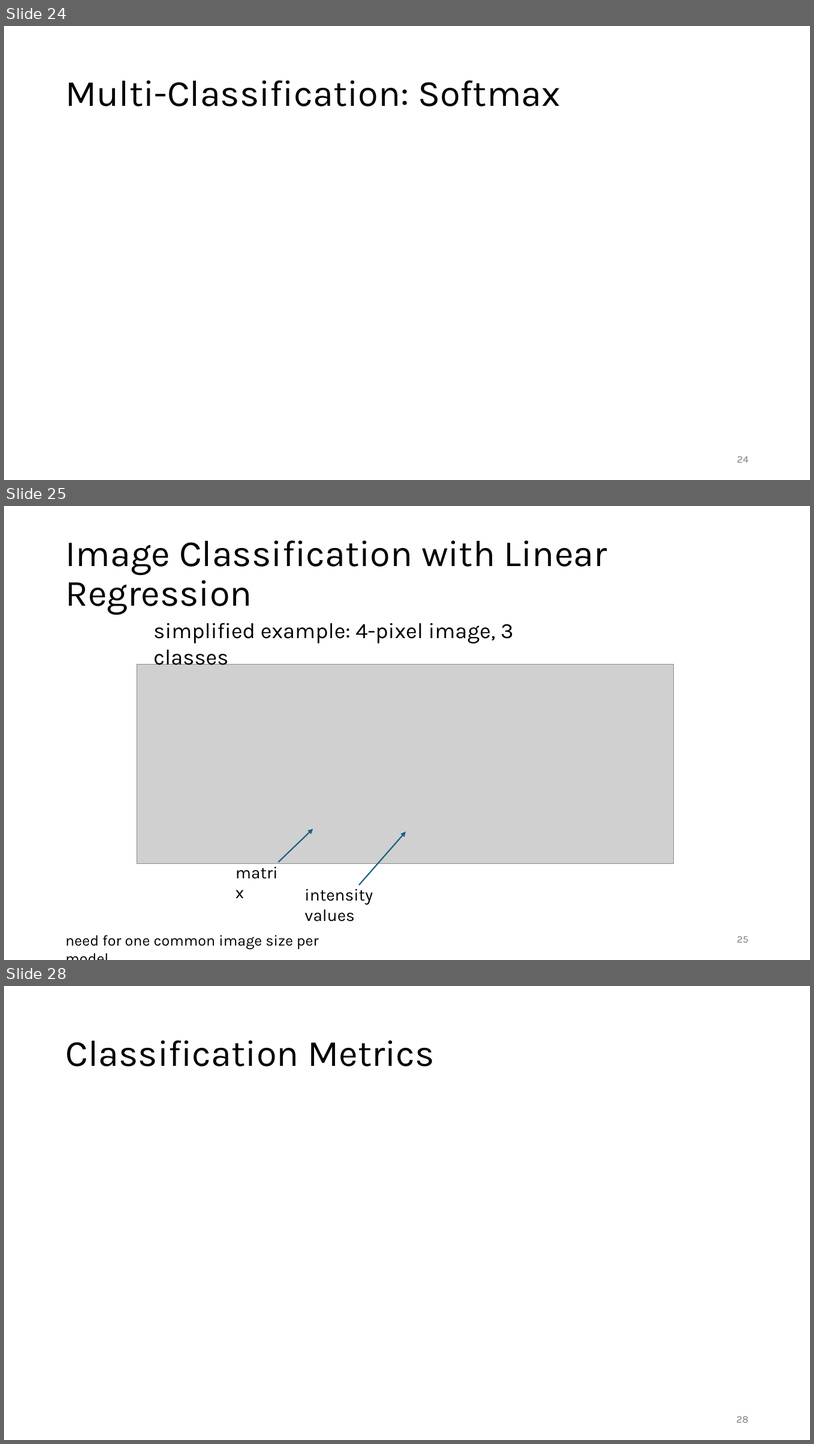
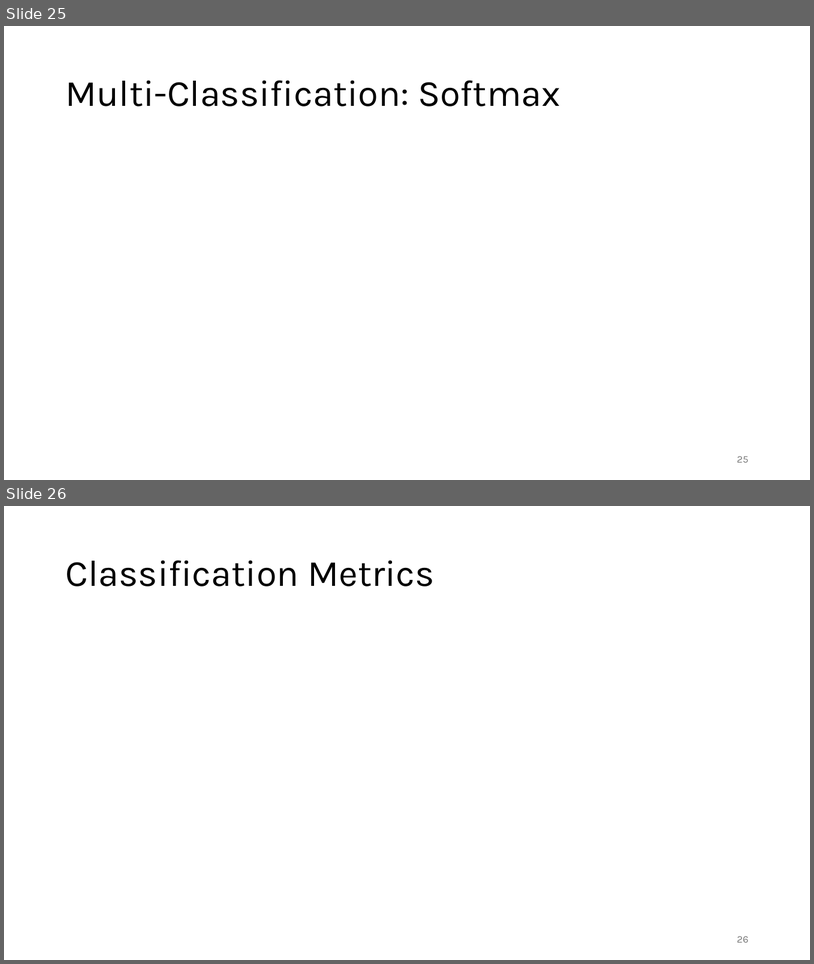
Before and after one commit to FelixWick/data_science, a slide deck: slides/5_ML.pptx. Shown one above the other, each under a label of ours: slides 24, 25 and 28 before the commit, slides 25 and 26 after it; the slides between them are not shown. The pictures are 814x1444 and 814x964 pixels, drawn with LibreOffice and Linux fonts; fonts in the diff are those of the drawing; grey boxes stand for pictures. Boxes give left, top, right and bottom in pixels: in the first picture for what was removed or moved away, otherwise in the second. Text is boxed around its words. In the diff, an @@ line names an element or a change of style, - is before the commit and + after.

```diff
--- a/slides/5_ML.pptx
+++ b/slides/5_ML.pptx
@@ slide 25 removed at <box>4,506,810,960</box>, background #FFFFFF @@
@@ title removed at <box>65,540,608,615</box> @@
-Image Classification with Linear Regression
@@ text removed at <box>153,623,513,670</box> @@
-simplified example: 4-pixel image, 3 classes
@@ picture removed at <box>137,664,674,863</box> @@
@@ arrow removed from (279, 862) to (313, 828) @@
@@ arrow removed from (359, 885) to (406, 831) @@
@@ text removed at <box>230,858,288,885</box> @@
-matrix
@@ text removed at <box>305,888,373,921</box> @@
-intensity values
@@ text removed at <box>65,934,319,949</box> @@
-need for one common image size per model
@@ page number removed at <box>737,936,749,942</box> @@
-25
@@ what was slide 24 is now slide 25 @@
@@ page number at <box>737,456,749,462</box>: text changed @@
-24
+25
@@ what was slide 28 is now slide 26 @@
```
Also in this commit, not shown: 14 slides changed, 1 slide added, 4 other slides removed, 8 other files.
